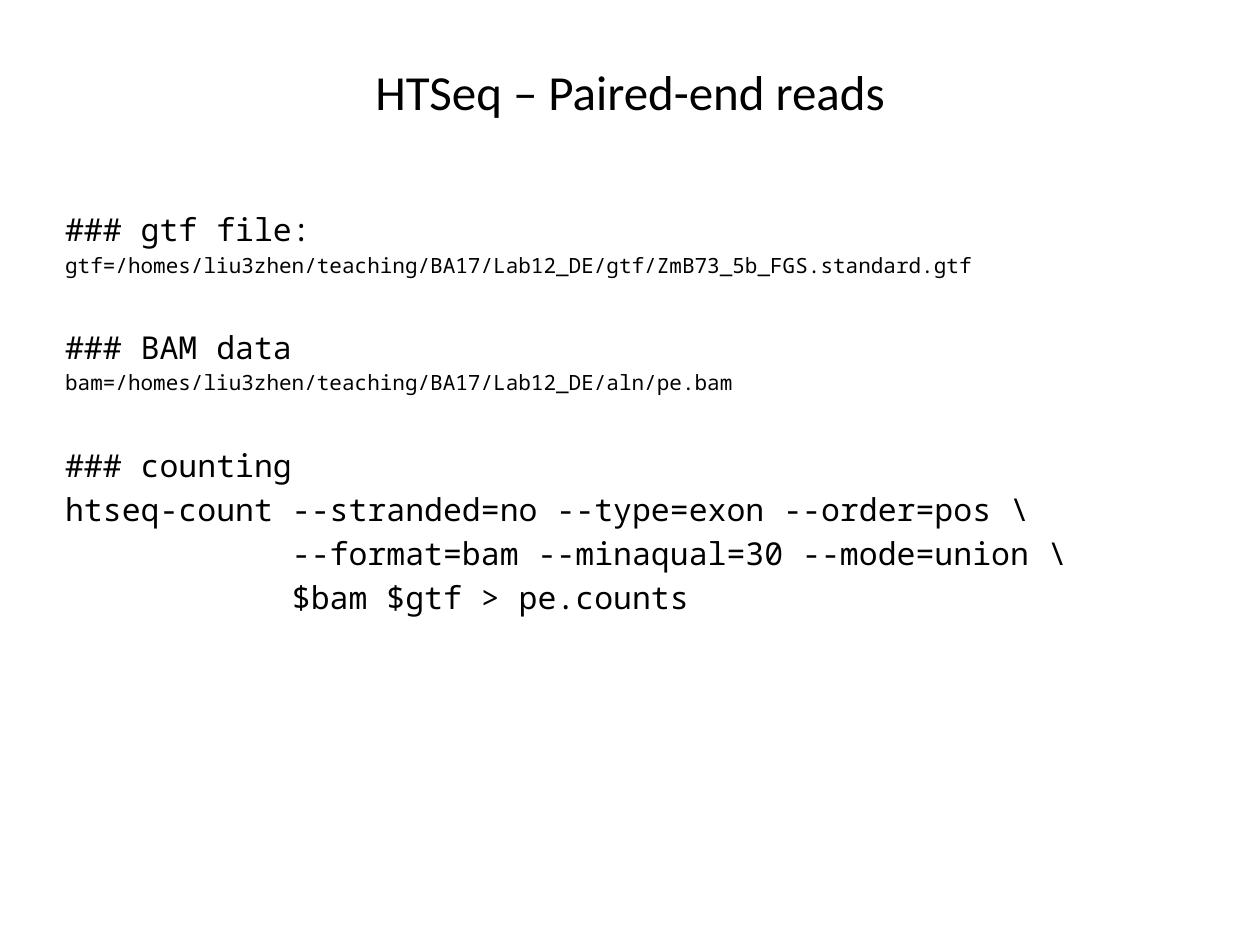
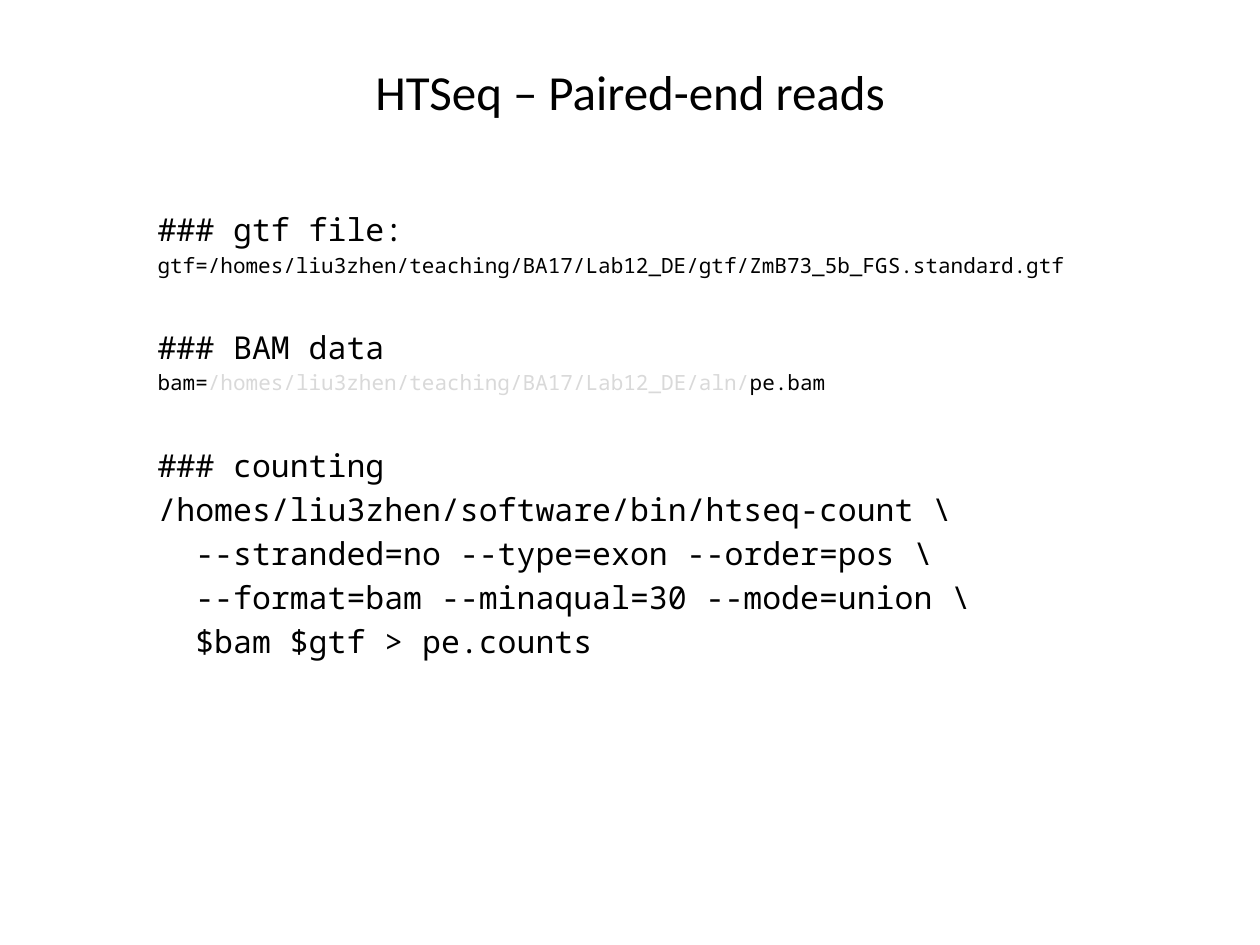
Before and after one commit to ravinpoudel/PLPTH813Bioinformatics, a slide deck: slide 10 of labs/lab12_DE.pptx (slide 9 before the commit). Drawn at 1260x945 pixels with LibreOffice and Linux fonts; fonts in the diff are those of the drawing. Boxes give left, top, right and bottom in pixels: in the first picture for what was removed or moved away, otherwise in the second. Text is boxed around its words. In the diff, an @@ line names an element or a change of style, - is before the commit and + after.

```diff
--- a/labs/lab12_DE.pptx
+++ b/labs/lab12_DE.pptx
@@ text "### gtf file:": place and size @@
-text "### gtf file:" at (65, 217, 1029, 617)
+text "### gtf file:" at (158, 217, 1065, 661)
@@ text at (158, 374, 826, 395): text colour #000000 to #D9D9D9 in "bam=/homes/liu3zhen/teaching/BA17/Lab12_DE/aln/pe.bam" @@
@@ text at (158, 497, 914, 573): text changed @@
-htseq-count --stranded=no --type=exon --order=pos \
+/homes/liu3zhen/software/bin/htseq-count \
+--stranded=no --type=exon --order=pos \
```
Also in this commit, not shown: 2 other slides changed.
